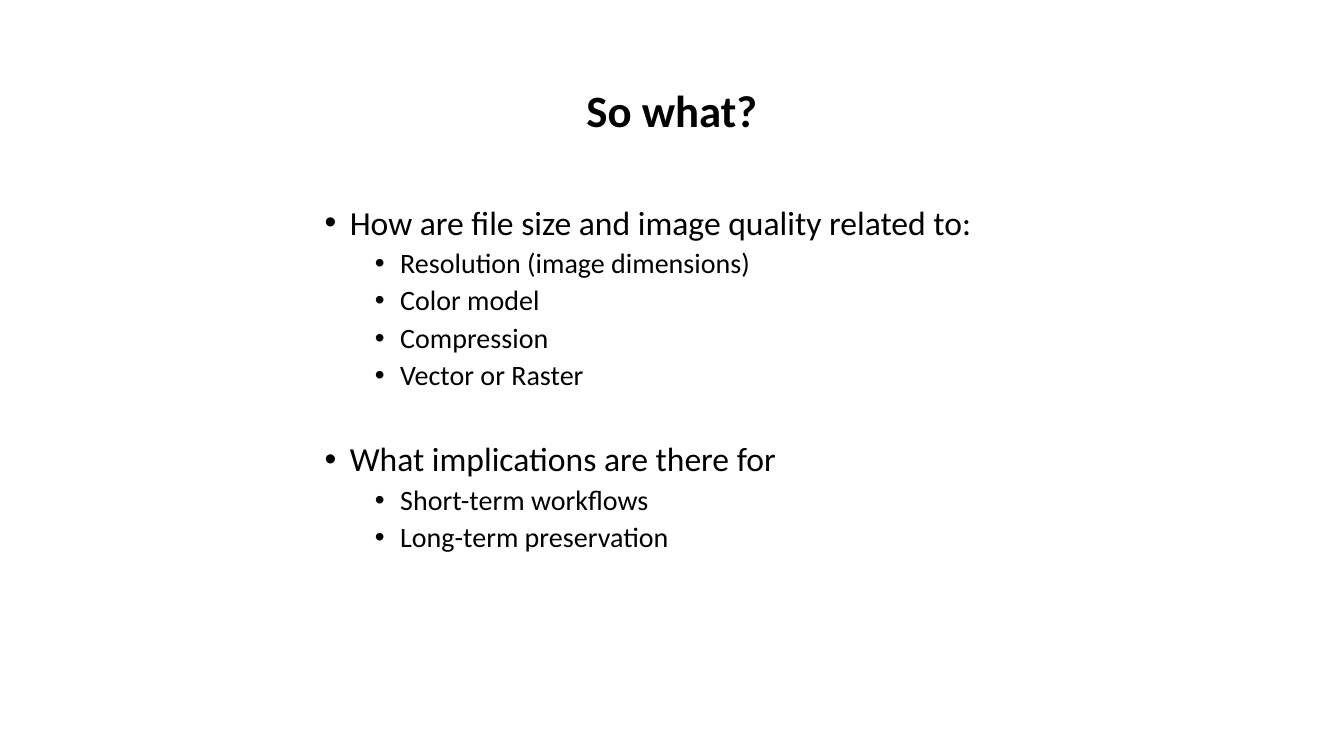
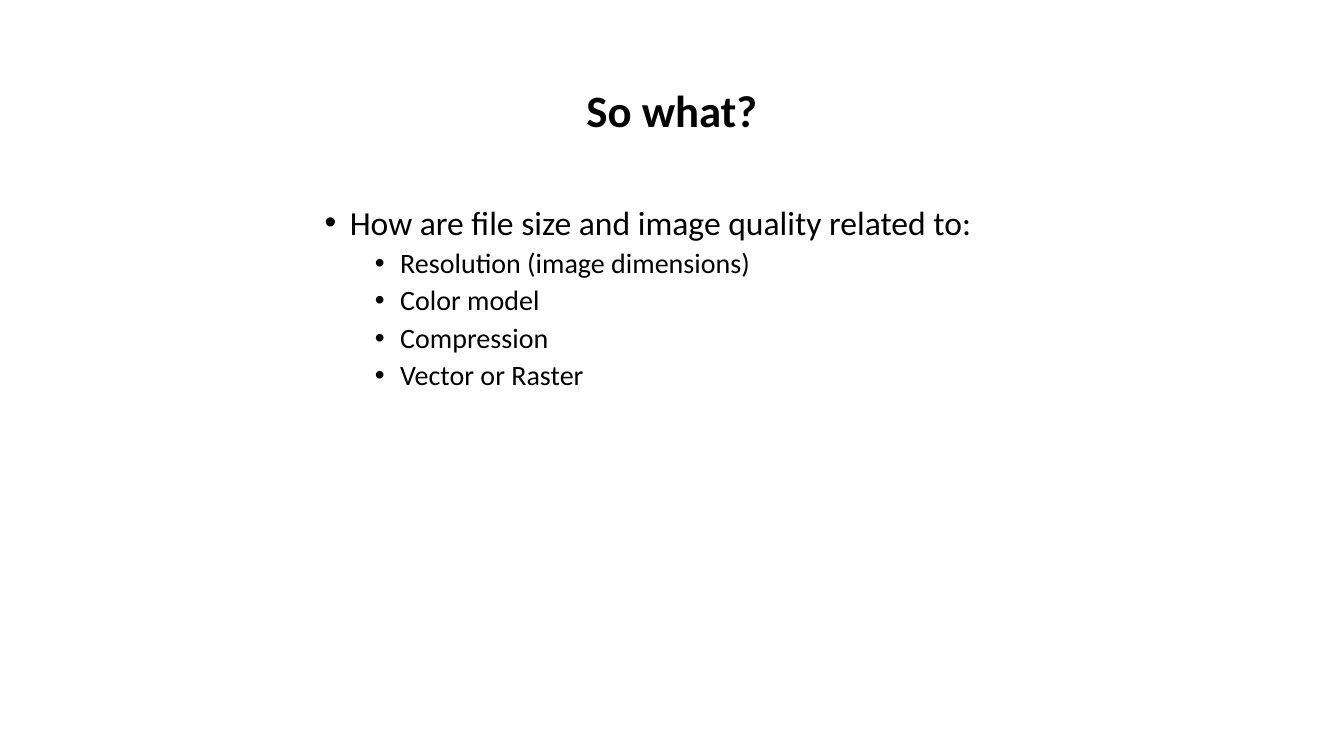
Before and after one commit to tibbben/teaching.data.literacy, a slide deck: slide 5 of UM_DataManagementClass/Lessons/04/04_FirstMeeting.pptx. Drawn at 1344x756 pixels with LibreOffice and Linux fonts; fonts in the diff are those of the drawing. Boxes give left, top, right and bottom in pixels: in the first picture for what was removed or moved away, otherwise in the second. Text is boxed around its words. In the diff, an @@ line names an element or a change of style, - is before the commit and + after.

```diff
--- a/UM_DataManagementClass/Lessons/04/04_FirstMeeting.pptx
+++ b/UM_DataManagementClass/Lessons/04/04_FirstMeeting.pptx
@@ text at (350,447,776,552): paragraphs removed @@
-• What implications are there for
-  • Short-term workflows
-  • Long-term preservation
```
Also in this commit, not shown: 8 other slides changed, 1 slide removed, 1 other file.
